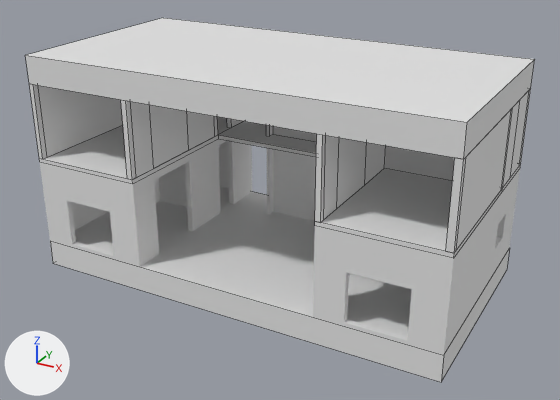
The Blender file blender/klotzHouse/klotzHouseP0.blend, before and after one commit.
Camera for both pictures: a 50 mm lens placed at (20.49, -20.42, 10.46), pointed at (10.74, -2.7, 1.6). The axes (+X, +Y, +Z) are drawn at lower left. The lights are the same throughout. Mesh edges are drawn as thin lines on the coarser meshes.

Before the edit, the objects in view are built like this:
```python
me_plane_000 = bpy.data.meshes.new('Plane.000')
me_plane_000.from_pydata(...)  # 24 vertices, 22 faces; spans x -0.11..12.05, y -0.1..6.08, z 2.53..2.65
me_plane_002 = bpy.data.meshes.new('Plane.002')
me_plane_002.from_pydata(...)  # a box spanning x -0.11..12.05, y -0.1..6.08, z -0.75..0.0
me_plane_004 = bpy.data.meshes.new('Plane.004')
me_plane_004.from_pydata(...)  # a box spanning x -0.11..12.05, y -0.1..6.08, z 4.82..5.61
ob_s0 = bpy.data.objects.new('_s0', me_plane_002)
ob_s0.location = (4.53, -5.4, 0.0)
ob_s1 = bpy.data.objects.new('_s1', me_plane_000)
ob_s1.location = (4.53, -5.4, 0.0)
ob_s2 = bpy.data.objects.new('_s2', me_plane_004)
ob_s2.location = (4.53, -5.4, 0.0)
# also in view: '_p0' at (10.5, -2.41, 1.26); '_p2' at (10.5, -2.41, 3.73)
```
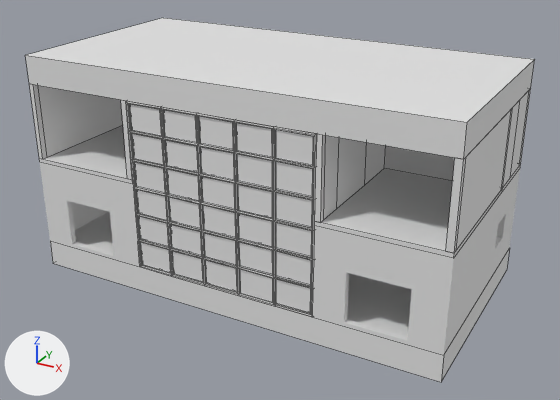
The change in detail:
Mesh me_plane_005 is new.
It has 368 vertices, 426 faces and spans x 3.26..8.68, y -0.1..-0.02, z 0.0..4.82.
Mesh me_plane_006 is new.
It has 240 vertices, 180 faces and spans x 3.34..8.6, y -0.07..-0.05, z 0.08..4.74.
Object '_p0.001' (ob_p0_001) is new; it shows me_plane_005.
Its location is (4.53, -5.4, 0.0).
Object '_p0.002' (ob_p0_002) is new; it shows me_plane_006.
Its location is (4.53, -5.4, 0.0).

What differs and where, as boxes [x1, y1, x2, y2] in the pictures (560 x 400 px):
'_p0.002', added
    after: [129, 104, 313, 313]
'_p0.001', added
    after: [126, 101, 317, 317]
